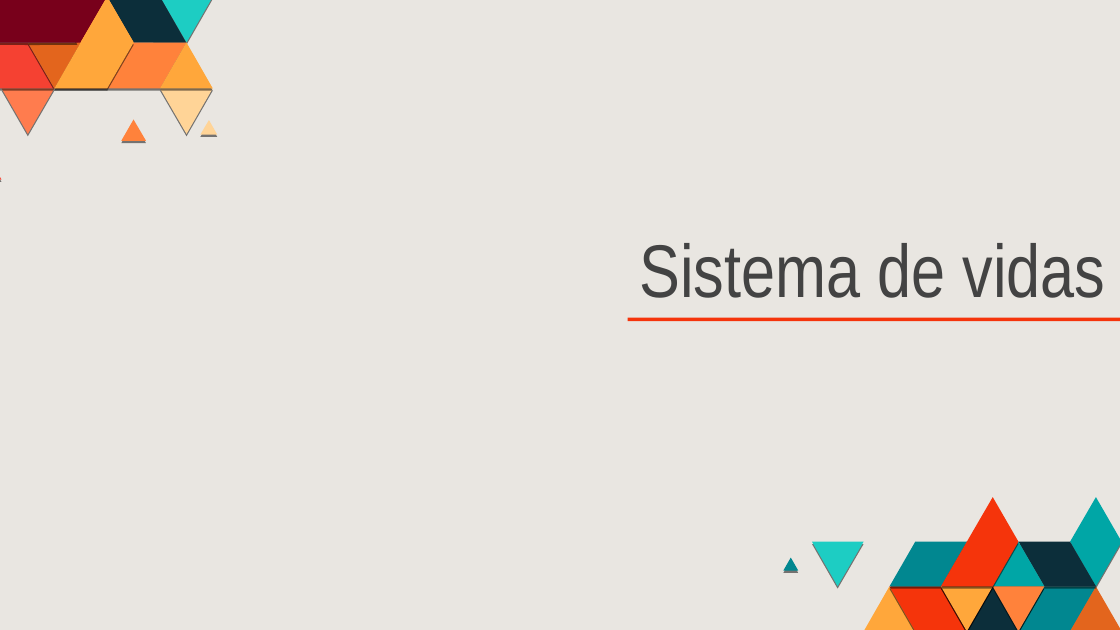
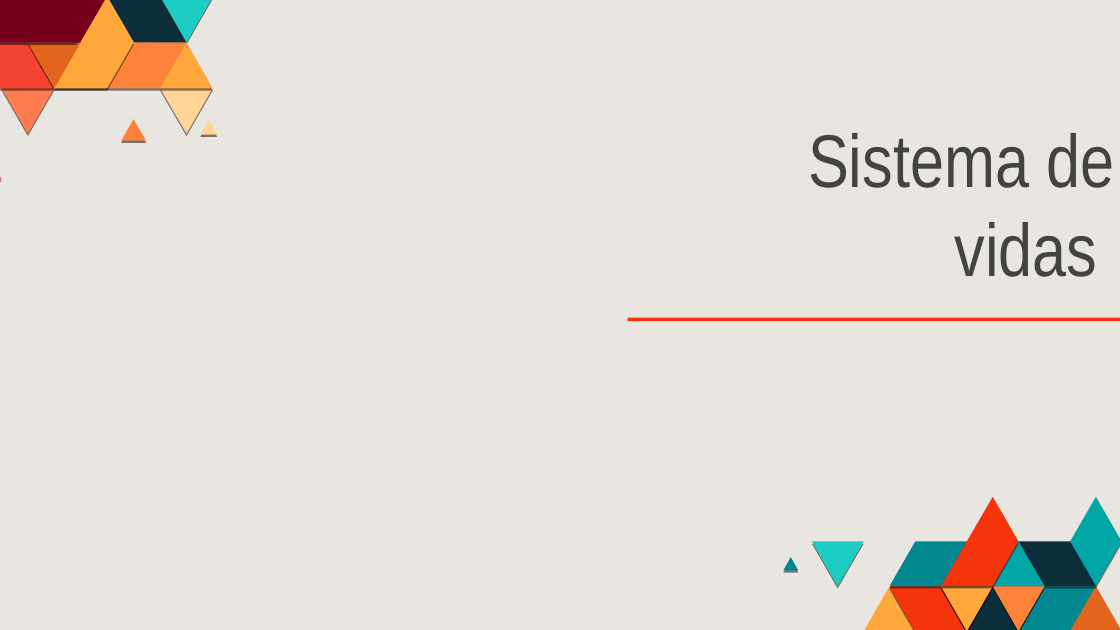
Before and after one commit to gasmartin/breakout-game, a slide deck: slide 12 of BreakoutGame.odp. Drawn at 1120x630 pixels with LibreOffice and Linux fonts; fonts in the diff are those of the drawing. Boxes give left, top, right and bottom in pixels: in the first picture for what was removed or moved away, otherwise in the second. Text is boxed around its words. In the diff, an @@ line names an element or a change of style, - is before the commit and + after.

Commit message:
Pontuação e vidas slide

```diff
--- a/BreakoutGame.odp
+++ b/BreakoutGame.odp
@@ title "Sistema de vidas" rewrapped from (639,243,1105,298) to (808,133,1114,277) @@
```
Also in this commit, not shown: 12 other slides changed, 4 slides added, 2 slides removed, 1 other file.
